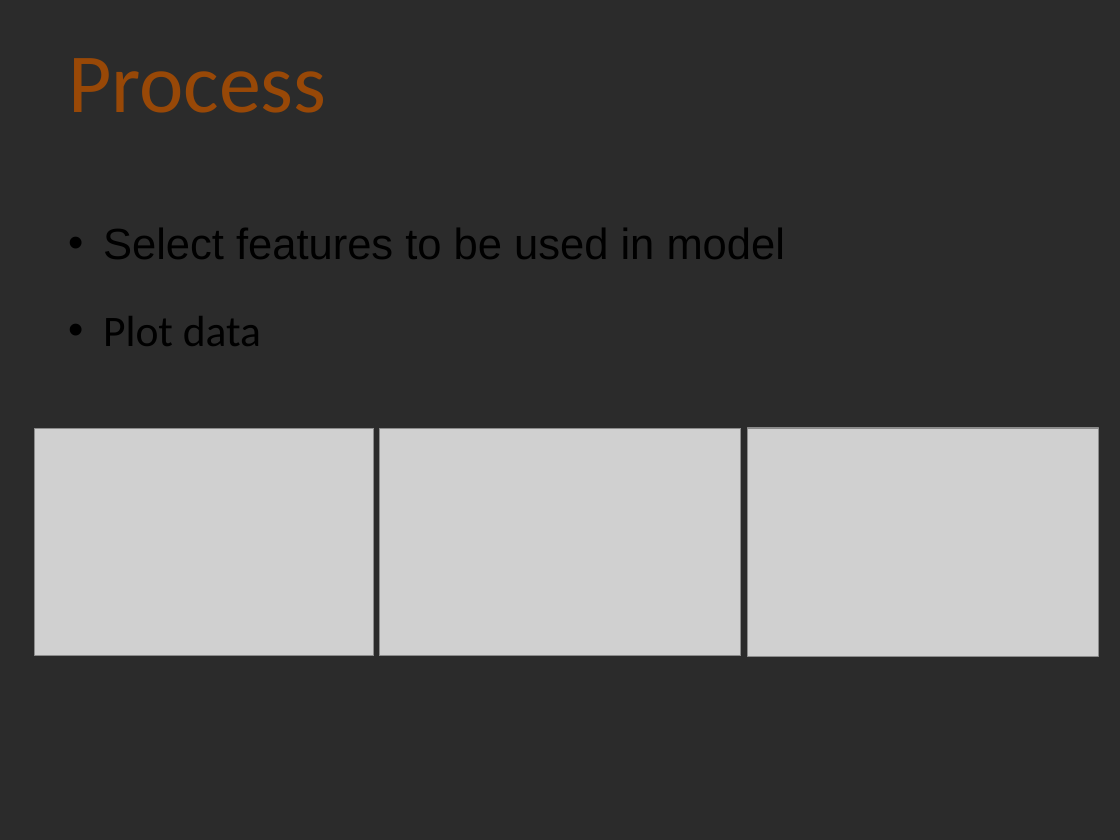
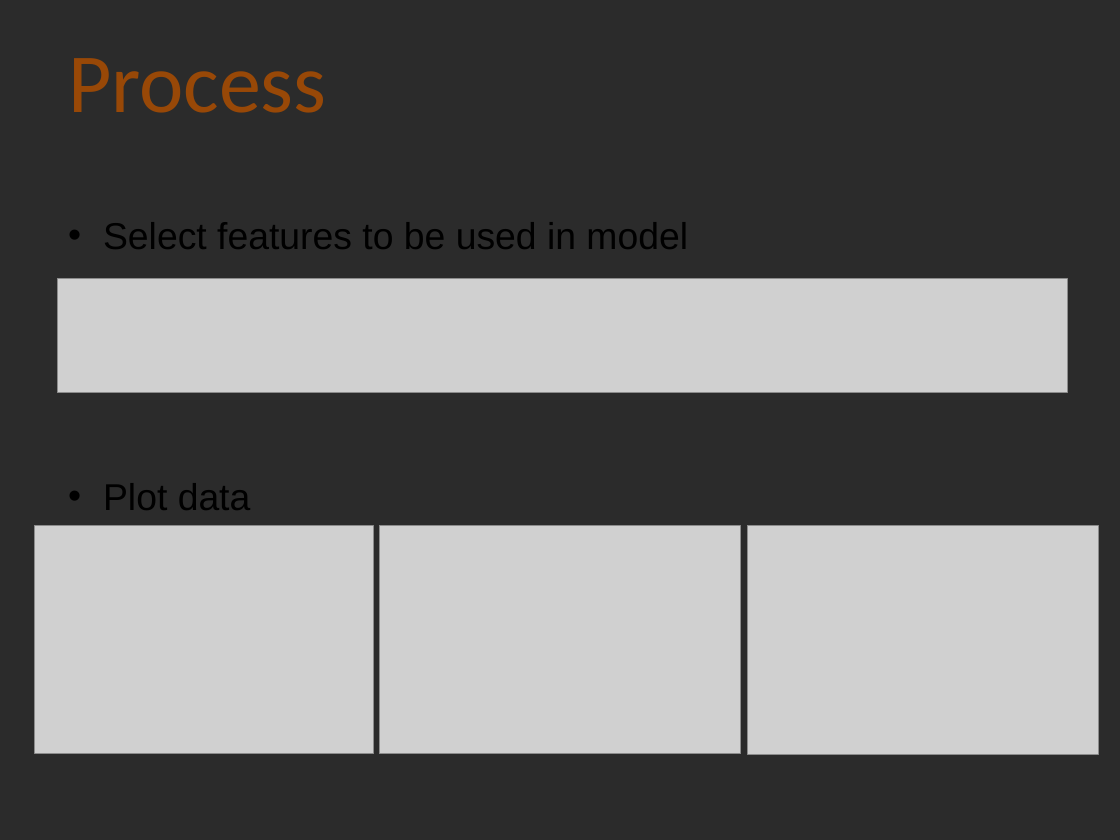
Before and after one commit to dsalisbury1141/Predicting-Loan-Eligibility-Machine-Learning, a slide deck: slide 6 of Machine_Learning_Presentation.pptx. Drawn at 1120x840 pixels with LibreOffice and Linux fonts; fonts in the diff are those of the drawing; grey boxes stand for pictures; background and template pictures are left out; a plain dark background stands for a picture behind light text. Boxes give left, top, right and bottom in pixels: in the first picture for what was removed or moved away, otherwise in the second. Text is boxed around its words. In the diff, an @@ line names an element or a change of style, - is before the commit and + after.

```diff
--- a/Machine_Learning_Presentation.pptx
+++ b/Machine_Learning_Presentation.pptx
@@ text "Select features to be used ..." at [103,222,688,510]: size 28 to 24 pt; font Calibri to Arial in "Plot data" @@
@@ picture added at [57,279,1067,393] @@
@@ picture: place and size @@
-picture at [35,428,374,655]
+picture at [35,526,374,754]
@@ picture: place and size @@
-picture at [380,428,741,655]
+picture at [380,526,741,754]
@@ picture: place and size @@
-picture at [747,428,1098,656]
+picture at [747,525,1098,754]
```
Also in this commit, not shown: 5 other slides changed.
